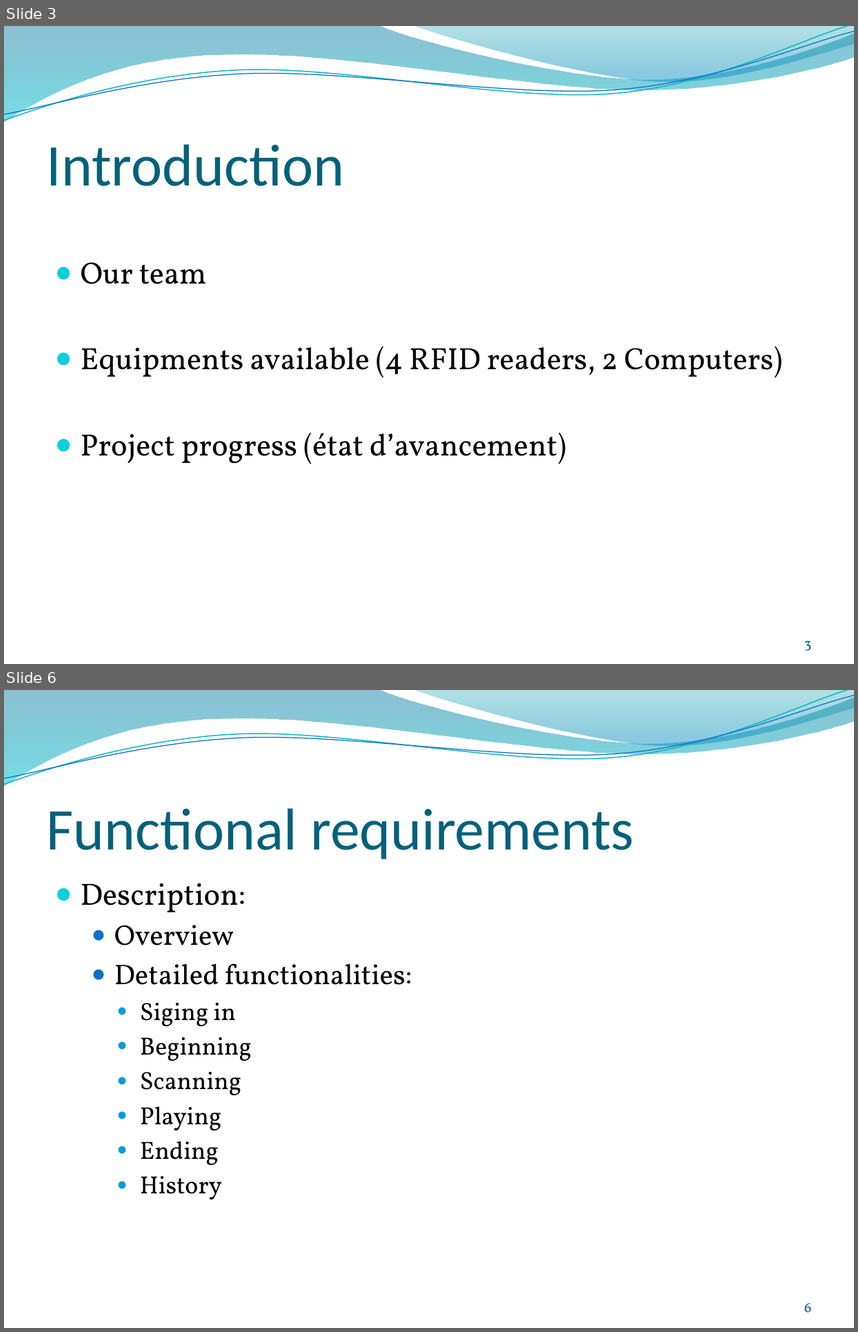
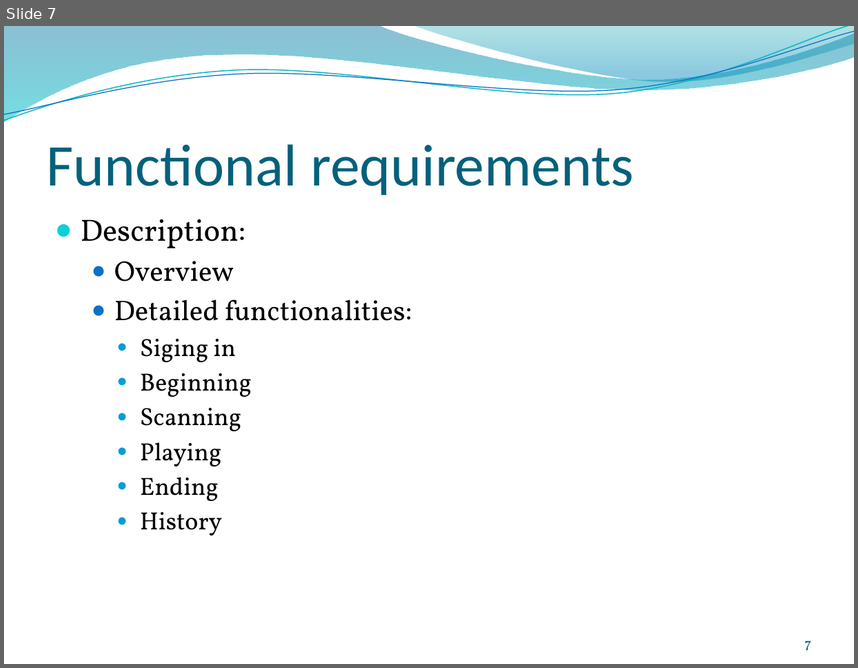
Before and after one commit to anbrous/project, a slide deck: Blue_weasel/blueweasel_docs/presentation/Pre-soutenance Projet Blue Weasel.pptx. Shown one above the other, each under a label of ours: slides 3 and 6 before the commit, slide 7 after it; the slides between them are not shown. The pictures are 858x1332 and 858x668 pixels, drawn with LibreOffice and Linux fonts; fonts in the diff are those of the drawing; background and template pictures are left out. Boxes give left, top, right and bottom in pixels: in the first picture for what was removed or moved away, otherwise in the second. Text is boxed around its words. In the diff, an @@ line names an element or a change of style, - is before the commit and + after.

```diff
--- a/Blue_weasel/blueweasel_docs/presentation/Pre-soutenance Projet Blue Weasel.pptx
+++ b/Blue_weasel/blueweasel_docs/presentation/Pre-soutenance Projet Blue Weasel.pptx
@@ slide 3 removed at <box>4,26,854,664</box>, background picture (left out); not listed: 4 template elements that a slide beside it also shows @@
@@ title removed at <box>47,144,344,186</box> @@
-Introduction
@@ text removed at <box>81,262,783,463</box> @@
-● Our team
-● Equipments available (4 RFID readers, 2 Computers)
-● Project progress (état d’avancement)
@@ page number removed at <box>804,640,812,650</box> @@
-3
@@ what was slide 6 is now slide 7 @@
@@ page number at <box>804,640,811,650</box>: text changed @@
-6
+7
```
Also in this commit, not shown: 3 slides changed, 3 slides added, 1 other slide removed.
